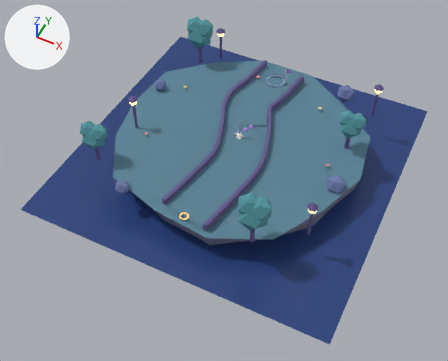
One commit to the glTF model ui/3d/minigolf/course-17.glb: the scene before it, then after it.
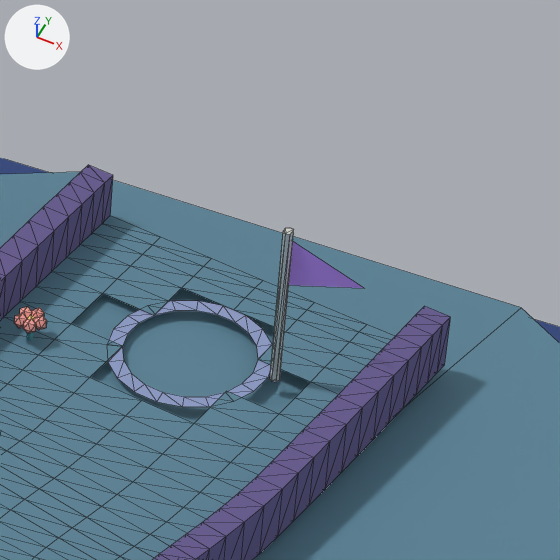
The first picture shows the older version from a camera (50 mm lens) standing at (7.3, -15.94, 17.01) and looking at (0.13, -1.6, -0.91). The close-ups show the older and then the newer version on the part from 57% to 71% of the width and 12% to 29% of the height of that picture. Only the edits that show in the close-ups are written down. Every picture has the same lights, and +X, +Y and +Z are marked at upper left. The close-ups show mesh edges as thin lines. Vertices at exactly the same position are counted once.

Names of what the first close-up shows: 'cup-rim.016', 'flag', 'flag-pole-base.016', 'island-turf-edge.016', 'rail-left', 'rail-right', 'surface-grass', 'water-plane.016' and 6 more.
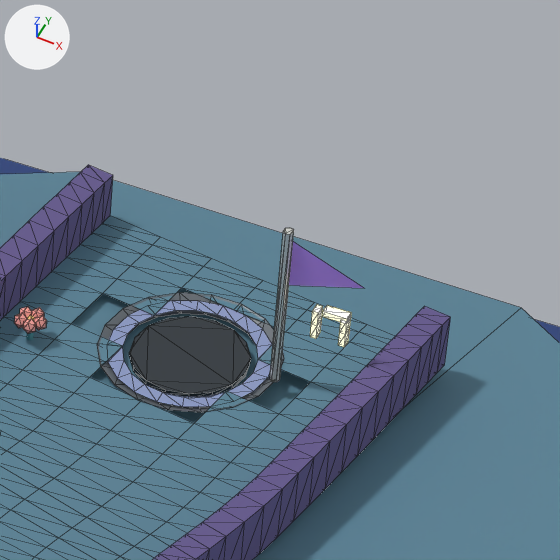
Where the change shows, as pixel boxes [x1, y1, x2, y2] in the close-ups (560 x 560 px):
'cup-bottom.016', moved (not visible before)
    after: [129, 317, 251, 397]
'cup-lining.016', added
    after: [97, 293, 284, 412]
'hole-digit-segment.092', added
    after: [322, 305, 351, 323]
'hole-digit-segment.090', added
    after: [311, 305, 323, 325]
'hole-digit-segment.094', added
    after: [338, 328, 350, 347]
'hole-digit-segment.091', added
    after: [310, 321, 321, 338]
'hole-digit-segment.093', added
    after: [340, 317, 351, 334]

Diff of the bpy script that builds the scene:
```diff
--- a/ui/3d/minigolf/course-17.glb.py
+++ b/ui/3d/minigolf/course-17.glb.py
@@ me_cup_bottom_mesh_016 @@
-me_cup_bottom_mesh_016.from_pydata(...)  # 32 vertices, 60 faces; spans x -0.381..0.189, y 3.515..4.085, z -0.393..-0.368
+me_cup_bottom_mesh_016.from_pydata(...)  # 32 vertices, 60 faces; spans x -0.381..0.189, y 3.515..4.085, z -0.04..-0.015
+# me_cup_bottom_mesh_016 part 1: the whole mesh is moved by (0.0, 0.0, 0.353)
 me_cup_bottom_mesh_016.materials.append(mat_minigolf_cup_interior_night)
@@ ob_hole_digit_segment_094 @@
+ob_hole_digit_segment_094 = bpy.data.objects.new('hole-digit-segment.094', me_hole_digit_segment_mesh_094)  # a box spanning x 0.6344..0.6644, y 3.775..3.825, z 0.325..0.4; in mat_minigolf_hole_number_night (beige #fff0b5, glowing beige #fff0b5)
+ob_hole_digit_segment_094.location = (0.0, 0.0, 0.0)
@@ ob_hole_digit_segment_093 @@
+ob_hole_digit_segment_093 = bpy.data.objects.new('hole-digit-segment.093', me_hole_digit_segment_mesh_093)  # a box spanning x 0.6344..0.6644, y 3.775..3.825, z 0.4..0.475; in mat_minigolf_hole_number_night (beige #fff0b5, glowing beige #fff0b5)
+ob_hole_digit_segment_093.location = (0.0, 0.0, 0.0)
@@ ob_hole_digit_segment_092 @@
+ob_hole_digit_segment_092 = bpy.data.objects.new('hole-digit-segment.092', me_hole_digit_segment_mesh_092)  # a box spanning x 0.5444..0.6644, y 3.775..3.825, z 0.46..0.49; in mat_minigolf_hole_number_night (beige #fff0b5, glowing beige #fff0b5)
+ob_hole_digit_segment_092.location = (0.0, 0.0, 0.0)
@@ ob_hole_digit_segment_091 @@
+ob_hole_digit_segment_091 = bpy.data.objects.new('hole-digit-segment.091', me_hole_digit_segment_mesh_091)  # a box spanning x 0.4944..0.5244, y 3.775..3.825, z 0.325..0.4; in mat_minigolf_hole_number_night (beige #fff0b5, glowing beige #fff0b5)
+ob_hole_digit_segment_091.location = (0.0, 0.0, 0.0)
@@ ob_hole_digit_segment_090 @@
+ob_hole_digit_segment_090 = bpy.data.objects.new('hole-digit-segment.090', me_hole_digit_segment_mesh_090)  # a box spanning x 0.4944..0.5244, y 3.775..3.825, z 0.4..0.475; in mat_minigolf_hole_number_night (beige #fff0b5, glowing beige #fff0b5)
+ob_hole_digit_segment_090.location = (0.0, 0.0, 0.0)
@@ ob_cup_lining_016 @@
+ob_cup_lining_016 = bpy.data.objects.new('cup-lining.016', me_cup_lining_mesh_016)  # 36 vertices, 36 faces; spans x -0.536..0.344, y 3.367..4.233, z -0.041..0.004; in mat_minigolf_cup_lining_night (grey #656c73)
+ob_cup_lining_016.location = (0.0, 0.0, 0.0)
```
